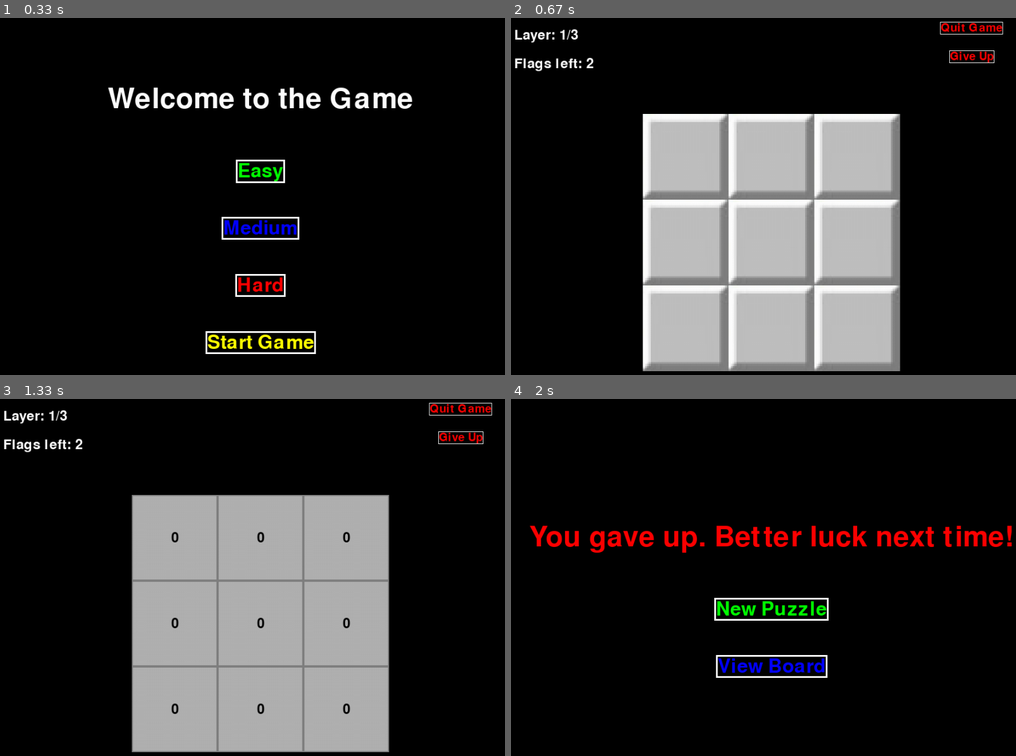
Above: before the commit, frames 1-4 (two rows, left to right).
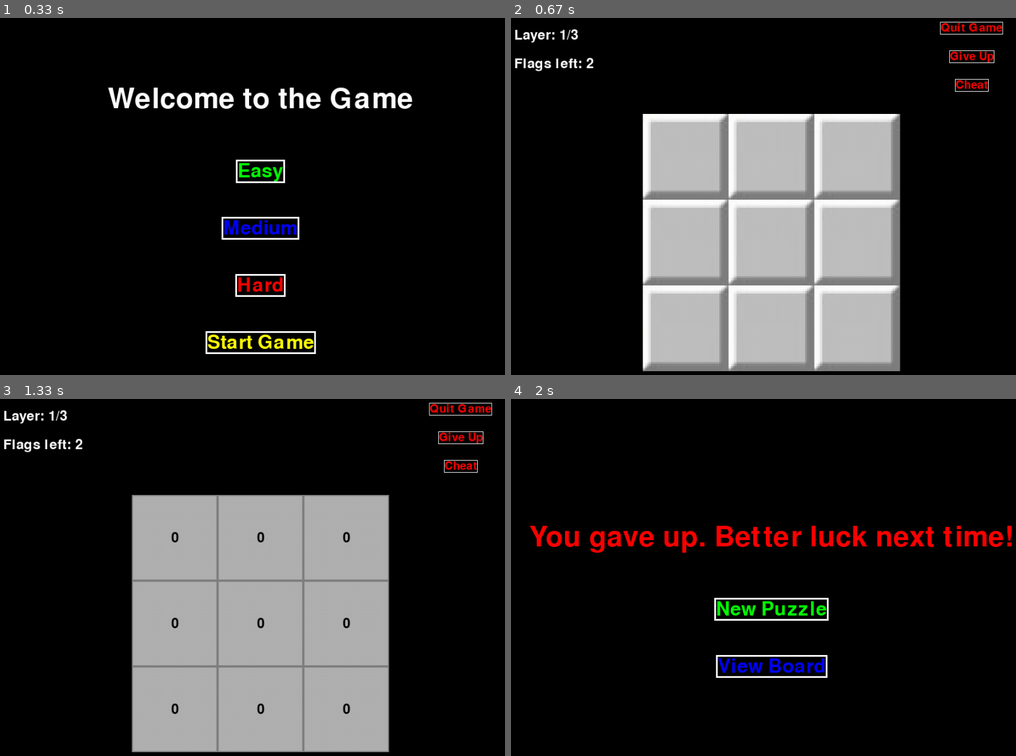
Above: after the commit, the same moments.

Repository: LukePng/3D_Minesweeper
Game: pygame game, started from src/main.py
The game is run twice, just before and just after one commit, with the same random seed, the same clock (stepped at 60 frames per second) and the same inputs.
Inputs (mouse positions are in pixels of both pictures, inside the frame that each line leads up to):
- Up to frame 1 (0.33 s): no input
- Up to frame 2 (0.67 s): click "Start Game" at 0.38 s
- Up to frame 3 (1.33 s): click (459, 466) at 0.72 s, where only the run after the commit has a clickable "Cheat"; click (262, 623) at 1.05 s, where only the run after the commit has a clickable "0.0"
- Up to frame 4 (2 s): hold D 1.33-1.8 s; hold Up 1.33-1.8 s; click "Give Up" at 1.88 s

Frame 1 is identical in both runs. In frame 2, 0.1% of the frame differs, in the area x 87-95%, y 17-21%; in frame 3, 0.1%; in frame 4, nothing differs.

Commit message:
Implemented cheat system, but unsolved edge cases and long runtime

Diff:
--- a/src/game_logic/game.py
+++ b/src/game_logic/game.py
@@ -49,14 +49,14 @@
 
 
     def initialize_board(self):
-        board_params = {0: (3, 2), 1: (5, 25), 2: (10, 100)}
+        board_params = {0: (3, 2), 1: (5, 12), 2: (10, 100)}
         size, num_mines = board_params[self.difficulty]
         self.board = Board(size, num_mines)
         self.board.gen_board()
 
 
 
-    def click_actions(self, event, board_size, curr_layer, first_click):
+    def click_actions(self, event, board_size, curr_layer, first_click, cheat):
         mouse_pos = pygame.mouse.get_pos()
 
         available_width = SCREEN_WIDTH - 2 * SIDE_MARGIN
@@ -102,9 +102,10 @@
                             self.display_end_screen("Congratulations! You won!")
                             self.is_end == True
 
-                        else:
-                            pass # To add cheatScreen functions
-
+                        elif cheat:
+                            self.board.reset_probability()
+                            self.board.calc_probability()
+                            print('Done!')
 
 
                 elif event.button == 3:  # Right-click
--- a/src/game_logic/game_screen.py
+++ b/src/game_logic/game_screen.py
@@ -12,21 +12,21 @@
         self.screen = screen
         self.curr_layer = 0
         self.first_click = True
+        self.cheat = False
+        self.cheat_clicked = False
         self.board_size = self.game.get_board().get_size()
 
         self.give_up_button = Button("Give Up", (SCREEN_WIDTH - SIDE_MARGIN - 100, 100), RED, 30, action=self.give_up, border_color=WHITE, border_width=1)
         self.quit_button = Button("Quit Game", (SCREEN_WIDTH - SIDE_MARGIN - 100, 50), RED, 30, action=self.game.display_start_screen, border_color=WHITE, border_width=1)
-        #self.cheat_button = Button("Cheat", (SCREEN_WIDTH - SIDE_MARGIN - 100, 50), RED, 30, action=self.game.display_cheat_screen, border_color=WHITE, border_width=1)
+        self.cheat_button = Button("Cheat", (SCREEN_WIDTH - SIDE_MARGIN - 100, 150), RED, 30, action=self.change_cheat, border_color=WHITE, border_width=1)
 
         self.end_buttons = [self.give_up_button, self.quit_button]
 
         try:
-            print('hi?')
             self.tiles_image = pygame.image.load("assets\image\\tile.png").convert()
             self.flagged_image = pygame.image.load("assets\image\\flagged_tile.png").convert()
             self.mine_image = pygame.image.load("assets\image\\mine.png").convert()
         except:
-            print('bye')
             self.tiles_image = pygame.image.load("src/assets/image/tile.png").convert()
             self.flagged_image = pygame.image.load("src/assets/image/flagged_tile.png").convert()
             self.mine_image = pygame.image.load("src/assets/image/mine.png").convert()
@@ -38,6 +38,12 @@
 
     def get_first_click(self):
         return self.first_click
+
+    def change_cheat(self):
+        self.cheat = not self.cheat
+
+    def change_cheat_click(self):
+        self.cheat_clicked = not self.cheat_clicked
 
 
 
@@ -57,8 +63,18 @@
                         elif self.quit_button.is_clicked(pygame.mouse.get_pos()):
                             self.quit_button.action()
 
+                        elif self.cheat_button.is_clicked(pygame.mouse.get_pos()):
+                            self.change_cheat_click()
+
+                            if self.cheat_clicked:
+                                self.game.get_board().reset_probability()
+                                self.game.get_board().calc_probability()
+                                print('Done!')
+
+                            self.cheat_button.action()
+
                         elif event.button in [1, 2, 3]:
-                            self.game.click_actions(event, self.board_size, self.curr_layer, self.first_click)
+                            self.game.click_actions(event, self.board_size, self.curr_layer, self.first_click, self.cheat)
 
 
                         else:
@@ -157,6 +173,7 @@
         self.quit_button.draw(self.screen)
         if not self.game.get_is_end():
             self.give_up_button.draw(self.screen)
+            self.cheat_button.draw(self.screen)
 
         available_width = SCREEN_WIDTH - 2 * SIDE_MARGIN
         available_height = SCREEN_HEIGHT - TOP_MARGIN - SIDE_MARGIN
@@ -170,11 +187,7 @@
             for x in range(board_size):
                 cell = self.game.board.get_board()[self.curr_layer][y][x]
 
-                # color = BLUE if cell.is_flagged else GREEN if not cell.is_revealed else RED if cell.is_mine else WHITE
                 rect = pygame.Rect(left_margin + x * cell_size, top_margin + y * cell_size, cell_size, cell_size)
-
-                # pygame.draw.rect(self.screen, color, rect)
-                # pygame.draw.rect(self.screen, WHITE, rect, 1)
 
                 if cell.get_is_flagged() and not self.game.get_is_end(): # Flagged tiles will dissapear after game ends
                     image = pygame.transform.scale(self.flagged_image, (cell_size, cell_size))
@@ -183,6 +196,12 @@
                 elif not cell.get_is_revealed():
                     image = pygame.transform.scale(self.tiles_image, (cell_size, cell_size))
                     self.screen.blit(image, rect)
+
+                    if self.cheat:
+                        text_surface = font.render(str(cell.get_mine_prob()), True, BLACK)
+                        text_rect = text_surface.get_rect(center=(rect.centerx, rect.centery))
+
+                        self.screen.blit(text_surface, text_rect)
 
                 elif cell.get_is_mine():
                     image = pygame.transform.scale(self.mine_image, (cell_size, cell_size))
@@ -194,7 +213,7 @@
                     pygame.draw.rect(self.screen, DARKGREY, rect, 2)
 
                 if cell.get_is_revealed() and not cell.get_is_mine():
-                    text_surface = font.render(str(cell.adjacent_mines), True, BLACK)
+                    text_surface = font.render(str(cell.get_adj_mines()), True, BLACK)
                     text_rect = text_surface.get_rect(center=(rect.centerx, rect.centery))
 
                     self.screen.blit(text_surface, text_rect)
--- a/src/game_logic/start_screen.py
+++ b/src/game_logic/start_screen.py
@@ -53,4 +53,3 @@
                     for button in self.buttons:
                         if button.is_clicked(mouse_pos):
                             button.action()
-                            print(self.game.get_difficulty())
--- a/src/static/board.py
+++ b/src/static/board.py
@@ -1,4 +1,5 @@
 import random
+import math
 from collections import deque
 
 from static.cell import Cell
@@ -197,7 +198,7 @@
         return external_layer
 
     def find_external_unrevealed(self): #Returns unique unrevealed outer layer
-        external_layer = self.find_external_revealed_layer()
+        external_layer = self.find_external_revealed()
 
         external_unrevealed = set()
         for key in external_layer:
@@ -210,26 +211,10 @@
                         external_unrevealed.add((nh, nr, nc))
 
 
-        return external_unrevealed
-
-    def find_external_unrevealed_dict(self): #Returns a dict of unique revealed outer layer with values as adj unrevealed outer layer
-        external_layer = self.find_external_revealed()
-
-        external = {}
-        for key in external_layer:
-            temp_set = set()
-            for dh, dr, dc in self.OFFSETS:
-                nh, nr, nc = key[0] + dh, key[1] + dr, key[2] + dc
-                if 0 <= nh < self._size and 0 <= nr < self._size and 0 <= nc < self._size:
-                    if not self._board[nh][nr][nc].get_is_revealed():
-                        temp_set.add((nh, nr, nc))
-
-            external[key] = temp_set
-        return external
-
+        return sorted(external_unrevealed) #Start from top layer, first row, first col. for layer -> for row -> for col
 
     def get_total_nonlocal_unrevealed(self):
-        external_unrevealed = self.find_external_unrevealed
+        external_unrevealed = self.find_external_unrevealed()
 
         nonlocal_unrevealed_cnt = 0
         for h in range(self._size):
@@ -239,11 +224,105 @@
                     if not cell.get_is_revealed():
                         nonlocal_unrevealed_cnt += 1
 
-        nonlocal_unrevealed -= len(external_unrevealed)
+        nonlocal_unrevealed_cnt -= len(external_unrevealed)
         return nonlocal_unrevealed_cnt
+
+
+    def find_possible_mine_layouts(self):
+        # Gather external unrevealed cells as potential mine candidates
+        potential_cells = self.find_external_unrevealed()
+        layouts = []  # Store all valid layouts
+        current_layout = {}
+
+        def backtrack(index):
+            if index == len(potential_cells):
+                if self.is_valid_configuration(current_layout):
+                    layouts.append(current_layout.copy())
+                return
+
+            h, r, c = potential_cells[index]
+
+            # Case 1: Assume no mine here
+            current_layout[(h, r, c)] = False
+            if self.is_valid_configuration(current_layout):
+                backtrack(index + 1)
+
+            # Case 2: Assume a mine here
+            current_layout[(h, r, c)] = True
+            if self.is_valid_configuration(current_layout):
+                backtrack(index + 1)
+
+
+            # Undo the assumption for backtracking
+            del current_layout[(h, r, c)]
+
+
+        # Initialize the backtracking process
+        backtrack(0)
+        return layouts
+
+    def is_valid_configuration(self, layout):
+        """
+        Helper function to check if the current mine layout configuration is valid.
+        It ensures the adjacent mine counts for revealed cells match the board's requirements.
+        """
+        for h, r, c in self.find_external_revealed():
+            adj_mine_cnt = self._board[h][r][c].get_adj_mines()
+            total_adj_unrevealed = 0
+            adj_referenced = 0
+            curr_adj_mines = 0
+
+
+            for dh, dr, dc in self.OFFSETS:
+                nh, nr, nc = h + dh, r + dr, c + dc
+
+                if 0 <= nh < self._size and 0 <= nr < self._size and 0 <= nc < self._size:
+                    if not self._board[nh][nr][nc].get_is_revealed():
+                        total_adj_unrevealed += 1
+
+                if (nh, nr, nc) in layout:
+
+                    adj_referenced += 1
+                    if layout[(nh, nr, nc)]:
+                        curr_adj_mines += 1
+            # Verify if this revealed cell's count matches the board's expected mine count
+            if curr_adj_mines > adj_mine_cnt:
+                return False
+
+            elif total_adj_unrevealed - adj_referenced + curr_adj_mines < adj_mine_cnt:
+                return False
+
+        return True
 
 
     def calc_probability(self):
         #for nonlocal unrevealed, number of different combinations = nCr, where n is the number of nonlocal unrevealed and r is the number of mines
-
-        pass
+        layouts = self.find_possible_mine_layouts()
+        total_poss_arr = 0
+
+        for layout in layouts:
+            non_local_unrevealed = self._size ** 3 - self.get_total_nonlocal_unrevealed()
+            num_mines_left =  self._num_mines
+            for prob_mine in layout.values():
+                if prob_mine == True:
+                    num_mines_left -= 1
+
+            poss_arr = math.comb(non_local_unrevealed, num_mines_left)
+            total_poss_arr += poss_arr
+
+            for pos, prob_mine in layout.items():
+                if prob_mine == True:
+                    self._board[pos[0]][pos[1]][pos[2]].set_mine_prob(self._board[pos[0]][pos[1]][pos[2]].get_mine_prob() + poss_arr)
+
+
+        #Since all the different layouts have the same key, we only need the first layer
+        for pos in layouts[0].keys():
+            new_mine_prob = math.floor(self._board[pos[0]][pos[1]][pos[2]].get_mine_prob() / total_poss_arr * 100) / 100
+
+            self._board[pos[0]][pos[1]][pos[2]].set_mine_prob(new_mine_prob)
+
+    def reset_probability(self):
+        for h in range(self._size):
+            for r in range(self._size):
+                for c in range(self._size):
+                    self._board[h][r][c].reset_mine_prob()
--- a/src/static/cell.py
+++ b/src/static/cell.py
@@ -4,7 +4,7 @@
         self.is_revealed = False
         self.adjacent_mines = 0
         self.is_flagged = False
-        self.mine_probability = 0 # Value in range 0-1 inclusive
+        self.mine_probability = 0.0 # Value in range 0-1 inclusive
 
     def reveal(self):
         self.is_revealed = True
@@ -15,7 +15,7 @@
     def flag(self):
         self.is_flagged = not self.get_is_flagged()
 
-    def set_mine_probability(self, new_prob):
+    def set_mine_prob(self, new_prob):
         self.mine_probability = new_prob
 
     def get_adj_mines(self):
@@ -30,6 +30,8 @@
     def get_is_flagged(self):
         return self.is_flagged
 
+    def get_mine_prob(self):
+        return self.mine_probability
 
-    def get_mine_probaility(self):
-        return self.mine_probability
+    def reset_mine_prob(self):
+        self.mine_probability = 0.0
